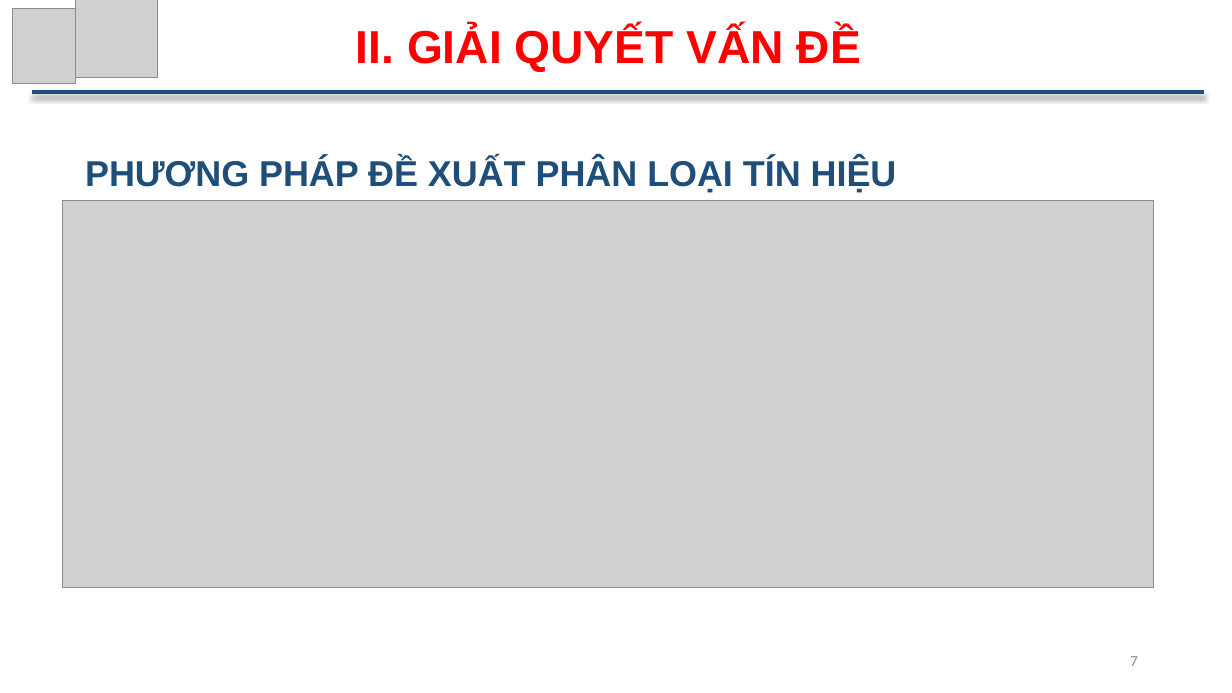
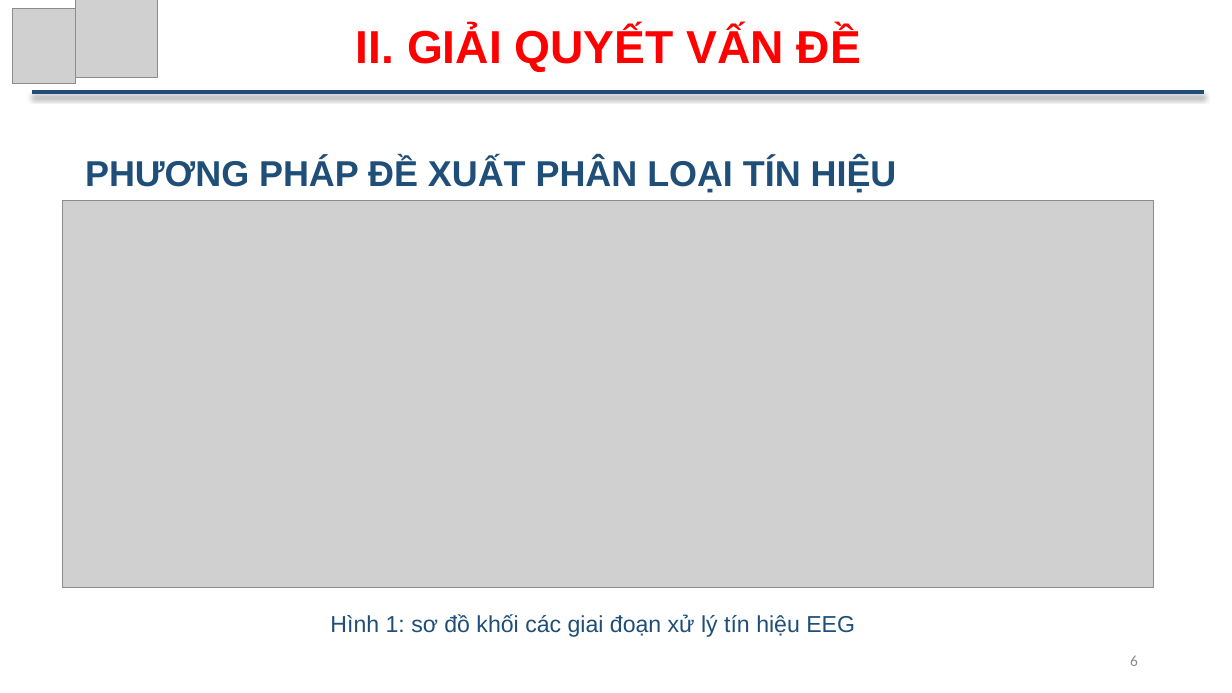
Before and after one commit to ThuTrongNguyen/Thesis, a slide deck: slide 6 of SlideBaoCao_NguyenTrongThu.pptx (slide 7 before the commit). Drawn at 1232x693 pixels with LibreOffice and Linux fonts; fonts in the diff are those of the drawing; grey boxes stand for pictures. Boxes give left, top, right and bottom in pixels: in the first picture for what was removed or moved away, otherwise in the second. Text is boxed around its words. In the diff, an @@ line names an element or a change of style, - is before the commit and + after.

```diff
--- a/SlideBaoCao_NguyenTrongThu.pptx
+++ b/SlideBaoCao_NguyenTrongThu.pptx
@@ text added at <box>330,614,855,637</box>, 18 pt, text #1F4E79 @@
+Hình 1: sơ đồ khối các giai đoạn xử lý tín hiệu EEG
@@ page number at <box>1130,655,1138,666</box>: text changed @@
-7
+6
```
Also in this commit, not shown: 9 other slides changed, 3 slides removed, 1 other file.
